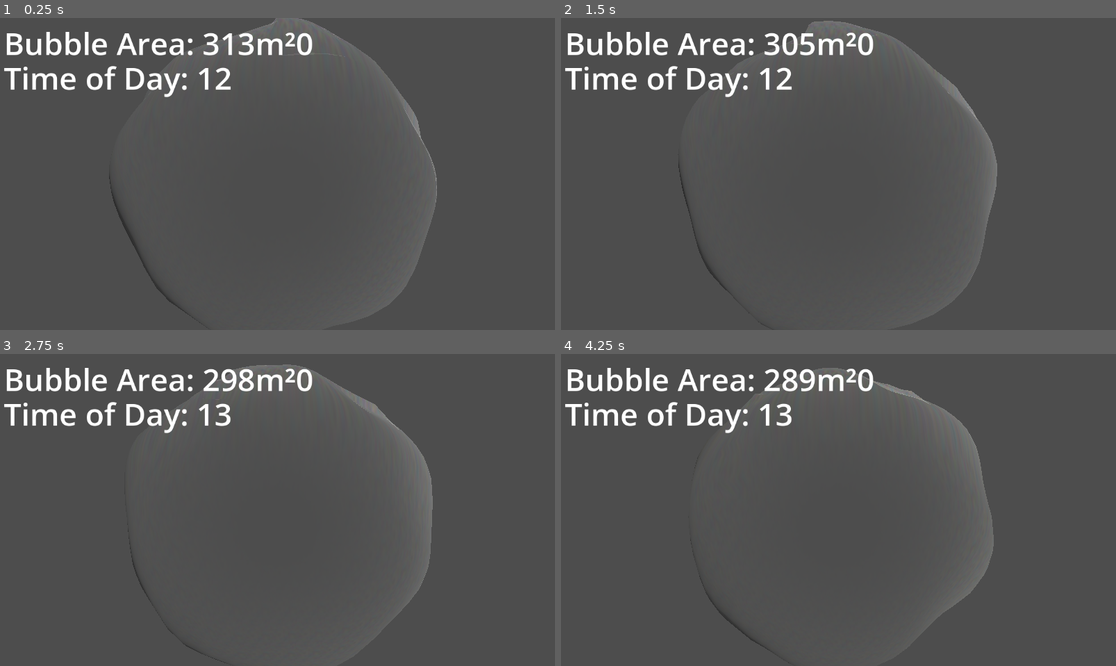
Above: before the commit, frames 1-4 (two rows, left to right).
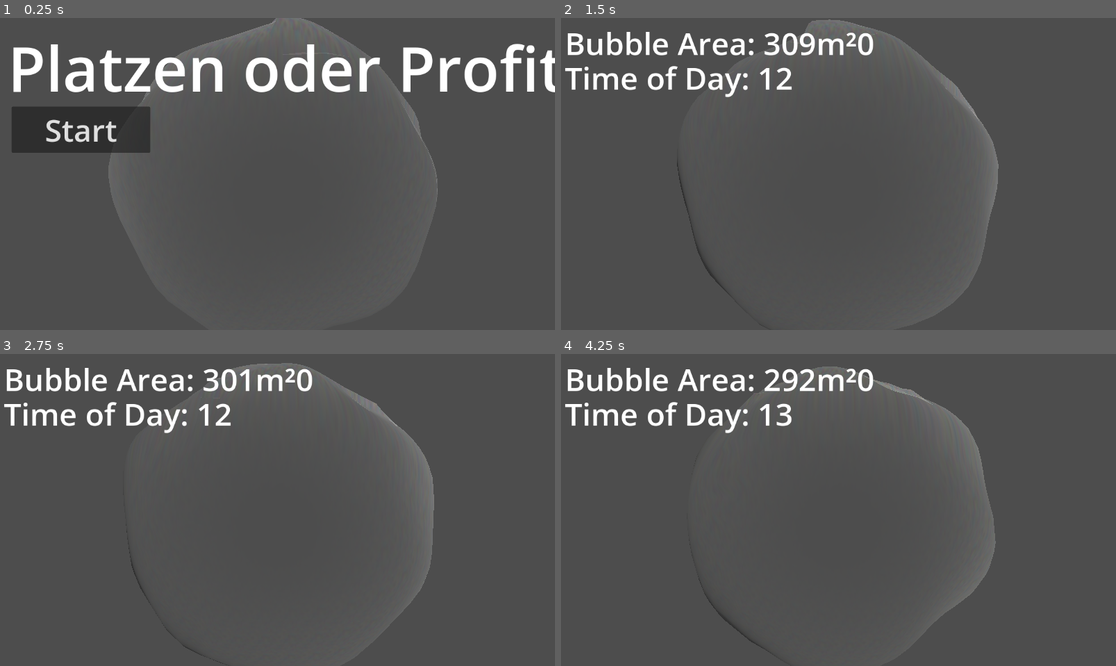
Above: after the commit, the same moments.

Repository: Lycentzia/platzen-oder-profit
Game: Godot game, scene res://main.tscn
The game is run twice, just before and just after one commit, with the same random seed, the same clock (stepped at 60 frames per second) and the same inputs.
Inputs (mouse positions are in pixels of both pictures, inside the frame that each line leads up to):
- Up to frame 1 (0.25 s): no input
- Up to frame 2 (1.5 s): click (644, 130) at 0.5 s, where only the run after the commit has a clickable "Start"
- Up to frame 3 (2.75 s): no input
- Up to frame 4 (4.25 s): no input

The runs differ from the first frame. In frame 1, 11% of the frame differs, in the area x 0-100%, y 0-100%; in frame 2, 0.4%; in frame 3, 0.7%; in frame 4, 0.6%.

Commit message:
start button

Diff:
--- a/main.gd
+++ b/main.gd
@@ -4,6 +4,18 @@
 @onready var tick = $Tick
 @onready var scoresLabel = $UI/Scores
 @onready var timeLabel = $UI/Time
+@onready var menuTitle = $Menu/Title
+@onready var menuStartButton = $Menu/StartButton
+
+
+func _ready() -> void:
+	$UI.visible = false
+	tick.stop()
+
+func _on_start_button_pressed():
+	$UI.visible = true
+	$Menu.visible = false
+	tick.start()
 
 var sphereInitialRadius = 10 # how to get this programmatically?
 var sphereShrinkRate = 0.999
@@ -35,6 +47,9 @@
 		# game over
 		$Sun.light_color = Color(1, 0, 0, 1)
 		sphere.visible = false # insert bubble explosion here
+		tick.stop()
+		$UI.visible = false
+		$Menu.visible = true
 	else:
 		time += 0.1
 		var timeRad = (time / cycleTime) * 2 * PI
--- a/main.tscn
+++ b/main.tscn
@@ -14,6 +14,9 @@
 
 [sub_resource type="LabelSettings" id="LabelSettings_uvfyb"]
 font_size = 64
+
+[sub_resource type="LabelSettings" id="LabelSettings_chduc"]
+font_size = 128
 
 [node name="Main" type="Node"]
 script = ExtResource("1_62uqs")
@@ -68,4 +71,43 @@
 text = "Time"
 label_settings = SubResource("LabelSettings_uvfyb")
 
+[node name="Menu" type="Control" parent="."]
+layout_mode = 3
+anchors_preset = 0
+offset_right = 40.0
+offset_bottom = 40.0
+
+[node name="Title" type="Label" parent="Menu"]
+layout_mode = 1
+anchors_preset = 8
+anchor_left = 0.5
+anchor_top = 0.5
+anchor_right = 0.5
+anchor_bottom = 0.5
+offset_left = -4.0
+offset_top = -4.0
+offset_right = 1149.0
+offset_bottom = 171.0
+grow_horizontal = 2
+grow_vertical = 2
+text = "Platzen oder Profit"
+label_settings = SubResource("LabelSettings_chduc")
+
+[node name="StartButton" type="Button" parent="Menu"]
+layout_mode = 1
+anchors_preset = 8
+anchor_left = 0.5
+anchor_top = 0.5
+anchor_right = 0.5
+anchor_bottom = 0.5
+offset_left = 4.0
+offset_top = 164.0
+offset_right = 292.0
+offset_bottom = 260.0
+grow_horizontal = 2
+grow_vertical = 2
+theme_override_font_sizes/font_size = 64
+text = "Start"
+
 [connection signal="timeout" from="Tick" to="." method="_on_tick_timeout"]
+[connection signal="pressed" from="Menu/StartButton" to="." method="_on_start_button_pressed"]
Not shown: 1 places in main.tscn that only renumber resources
